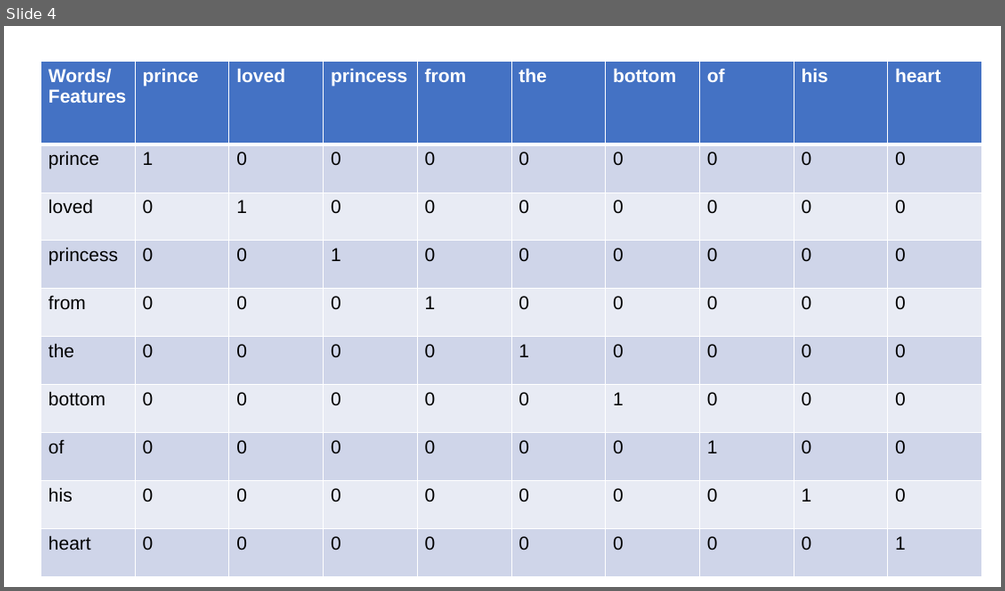
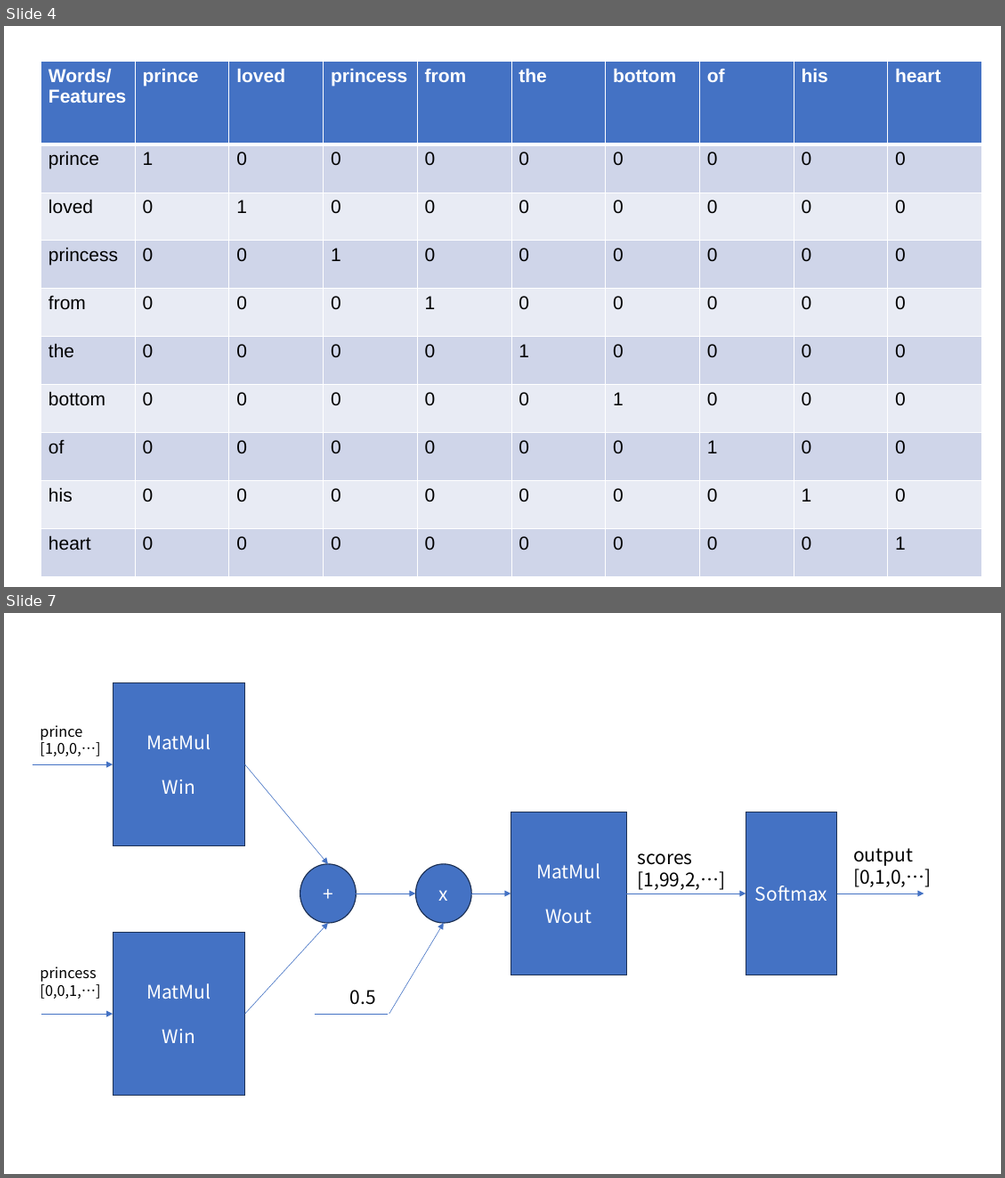
Before and after one commit to samrullo/nlp_with_dl_from_scratch, a slide deck: docs/inference_based_method_slides.pptx. Shown one above the other, each under a label of ours: slide 4 before the commit, slides 4 and 7 after it; the slides between them are not shown. The pictures are 1005x591 and 1005x1178 pixels, drawn with LibreOffice and Linux fonts; fonts in the diff are those of the drawing. Boxes give left, top, right and bottom in pixels: in the first picture for what was removed or moved away, otherwise in the second. Text is boxed around its words. In the diff, an @@ line names an element or a change of style, - is before the commit and + after.

```diff
--- a/docs/inference_based_method_slides.pptx
+++ b/docs/inference_based_method_slides.pptx
@@ slide 7 added at (4, 613, 1001, 1174), background #FFFFFF @@
@@ rectangle added at (113, 683, 245, 845), fill #4472C4, outline #1E3256 1 pt, 18 pt, text #FFFFFF @@
+MatMul
+Win
@@ text added at (40, 725, 100, 756), 14 pt, text #000000 @@
+prince
+[1,0,0,…]
@@ arrow added from (32, 765) to (113, 765), #4472C4 0.5 pt @@
@@ arrow added from (245, 765) to (328, 864), #4472C4 0.5 pt @@
@@ rectangle added at (511, 811, 627, 974), fill #4472C4, outline #1E3256 1 pt, 18 pt, text #FFFFFF @@
+MatMul
+Wout
@@ rectangle added at (745, 811, 837, 974), fill #4472C4, outline #1E3256 1 pt, 18 pt, text #FFFFFF @@
+Softmax
@@ text added at (853, 848, 931, 887), 18 pt, text #000000 @@
+output
+[0,1,0,…]
@@ ellipse added at (300, 864, 356, 924), fill #4472C4, outline #1E3256 1 pt, 18 pt, text #FFFFFF @@
++
@@ ellipse added at (416, 864, 472, 924), fill #4472C4, outline #1E3256 1 pt, 18 pt, text #FFFFFF @@
+x
@@ text added at (638, 853, 726, 890), 18 pt, text #000000 @@
+scores
+[1,99,2,…]
@@ arrow added from (356, 893) to (416, 893), #4472C4 0.5 pt @@
@@ arrow added from (471, 893) to (511, 893), #4472C4 0.5 pt @@
@@ arrow added from (627, 893) to (745, 893), #4472C4 0.5 pt @@
@@ arrow added from (837, 893) to (923, 893), #4472C4 0.5 pt @@
@@ rectangle added at (113, 933, 245, 1094), fill #4472C4, outline #1E3256 1 pt, 18 pt, text #FFFFFF @@
+MatMul
+Win
@@ arrow added from (245, 1013) to (328, 923), #4472C4 0.5 pt @@
@@ arrow added from (389, 1013) to (444, 923), #4472C4 0.5 pt @@
@@ text added at (40, 966, 100, 998), 14 pt, text #000000 @@
+princess
+[0,0,1,…]
@@ text added at (350, 989, 376, 1005), 18 pt, text #000000 @@
+0.5
@@ arrow added from (42, 1013) to (113, 1013), #4472C4 0.5 pt @@
@@ line added from (315, 1013) to (388, 1013), #4472C4 0.5 pt @@
```
Also in this commit, not shown: 2 other slides added, 8 other files.
